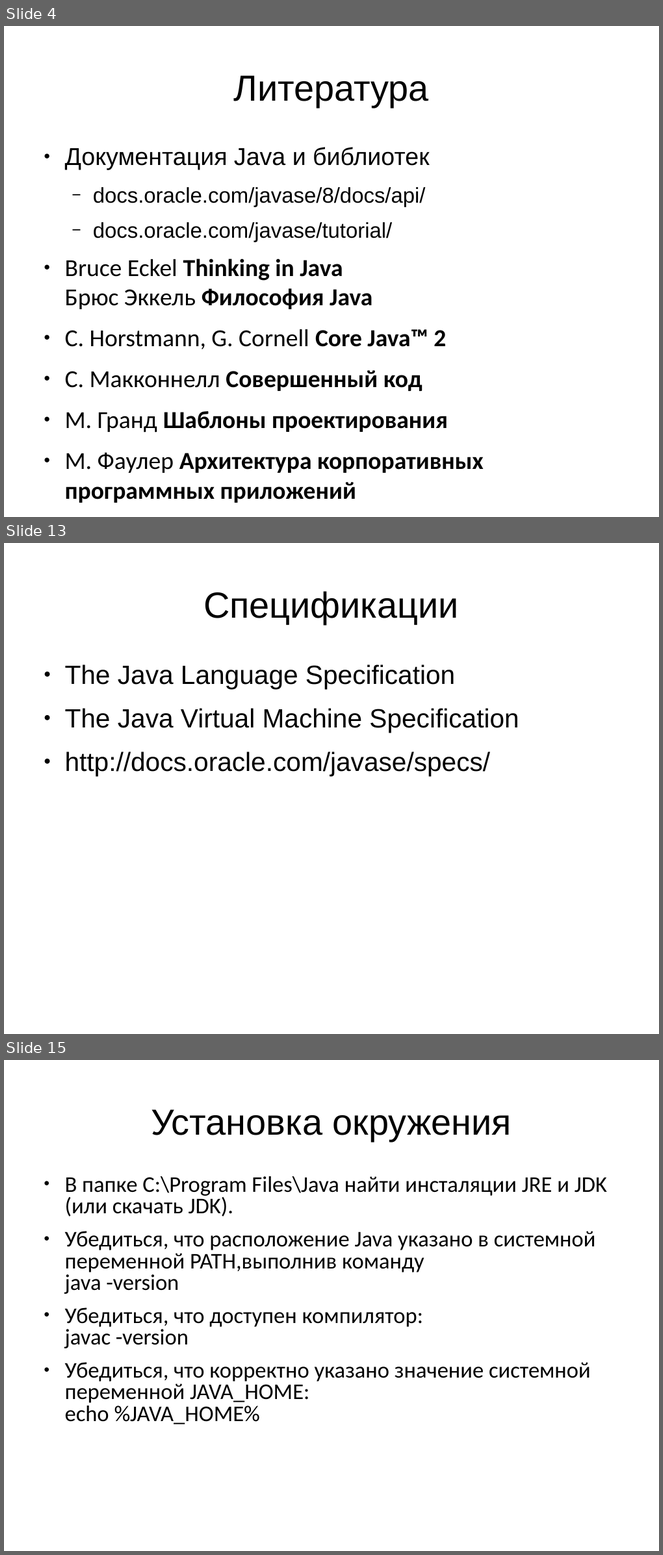
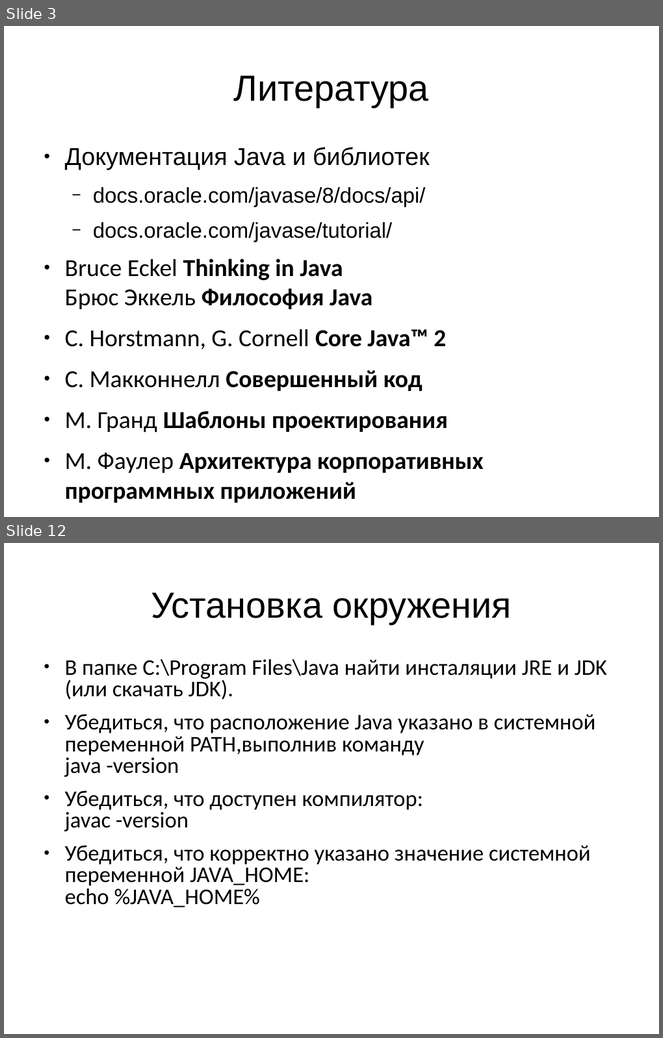
Before and after one commit to kikht/java-examples, a slide deck: slides/01-intro.odp. Shown one above the other, each under a label of ours: slides 4, 13 and 15 before the commit, slides 3 and 12 after it; the slides between them are not shown. The pictures are 663x1555 and 663x1038 pixels, drawn with LibreOffice and Linux fonts; fonts in the diff are those of the drawing. Boxes give left, top, right and bottom in pixels: in the first picture for what was removed or moved away, otherwise in the second. Text is boxed around its words. In the diff, an @@ line names an element or a change of style, - is before the commit and + after.

```diff
--- a/slides/01-intro.odp
+++ b/slides/01-intro.odp
@@ slide 13 removed at bbox=[4, 543, 659, 1034], background #FFFFFF @@
@@ title removed at bbox=[204, 591, 459, 624] @@
-Спецификации
@@ text removed at bbox=[65, 665, 519, 776] @@
-● The Java Language Specification
-● The Java Virtual Machine Specification
-● http://docs.oracle.com/javase/specs/
@@ what was slide 4 is now slide 3 @@
@@ what was slide 15 is now slide 12 @@
```
Also in this commit, not shown: 15 slides changed, 1 slide added, 2 other slides removed, 3 other files.
